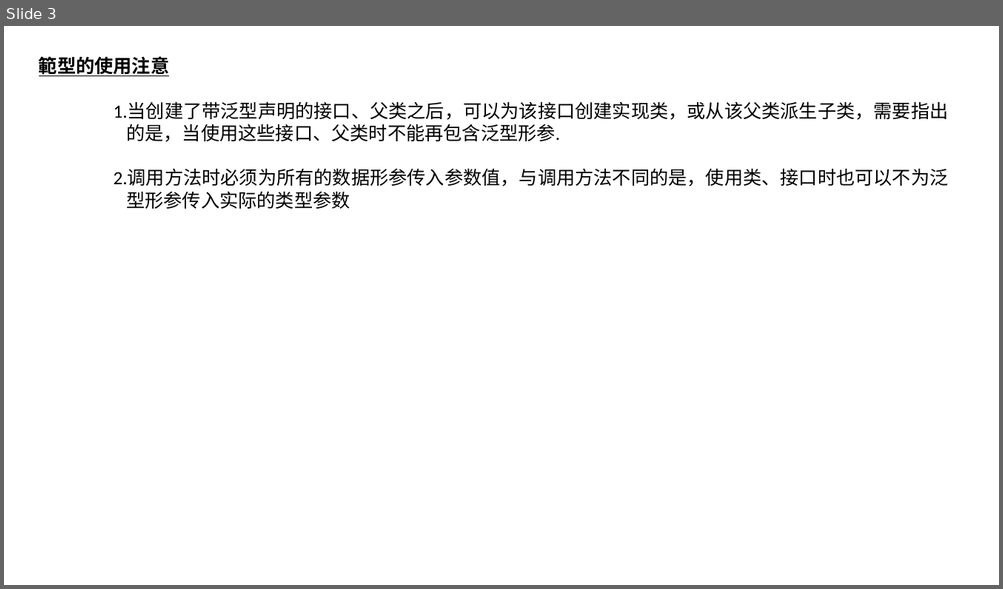
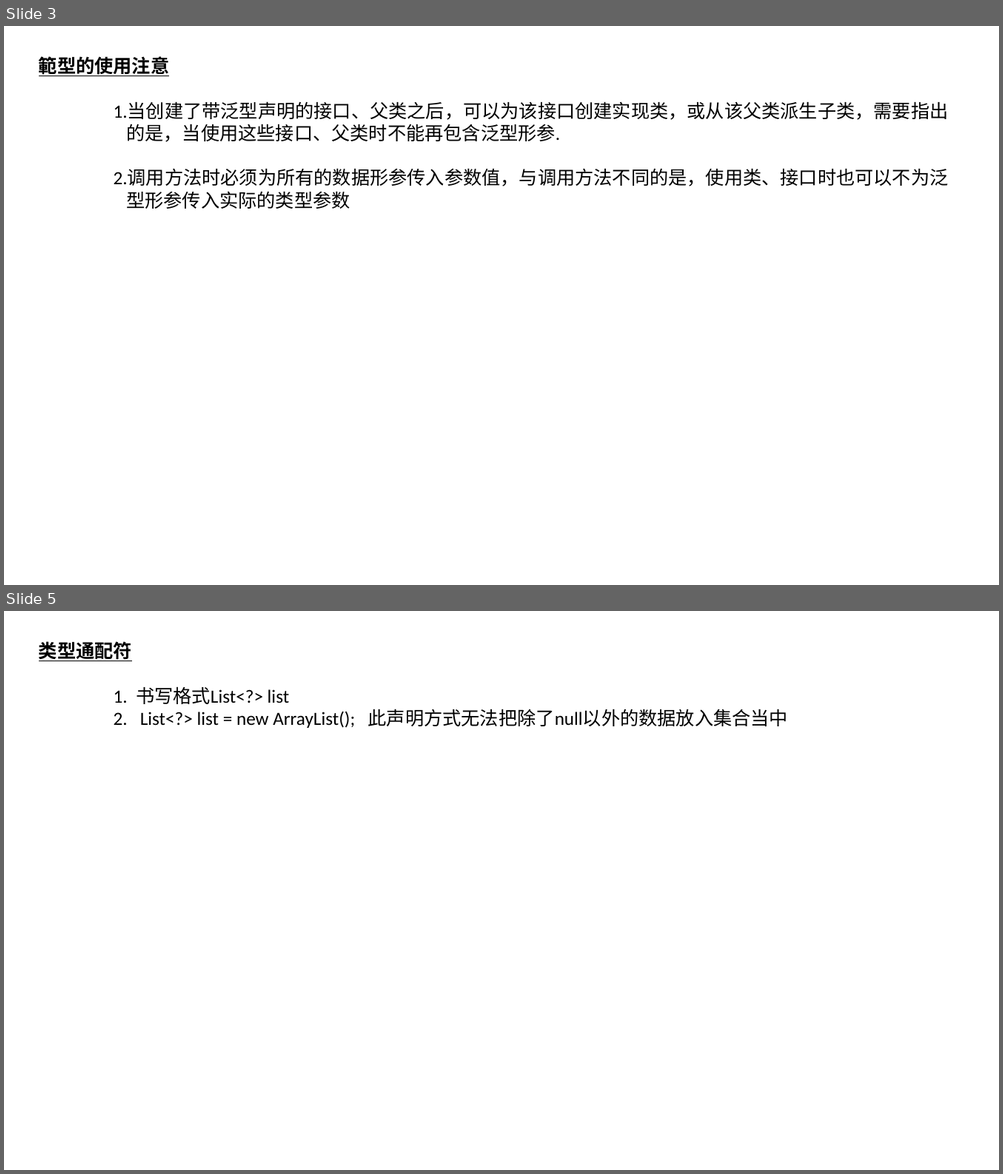
Before and after one commit to luchaojun/ChaojunStudy, a slide deck: JavaStudy/JavaStudyNote/GenericType/GenericType.pptx. Shown one above the other, each under a label of ours: slide 3 before the commit, slides 3 and 5 after it; the slides between them are not shown. The pictures are 1003x589 and 1003x1174 pixels, drawn with LibreOffice and Linux fonts; fonts in the diff are those of the drawing. Boxes give left, top, right and bottom in pixels: in the first picture for what was removed or moved away, otherwise in the second. Text is boxed around its words. In the diff, an @@ line names an element or a change of style, - is before the commit and + after.

```diff
--- a/JavaStudy/JavaStudyNote/GenericType/GenericType.pptx
+++ b/JavaStudy/JavaStudyNote/GenericType/GenericType.pptx
@@ slide 5 added at [4, 611, 999, 1170], background #FFFFFF @@
@@ text added at [39, 641, 788, 728], 18 pt, text #000000 @@
+类型通配符
+1. 书写格式List<?> list
+2. List<?> list = new ArrayList(); 此声明方式无法把除了null以外的数据放入集合当中
```
Also in this commit, not shown: 1 other slide added.
